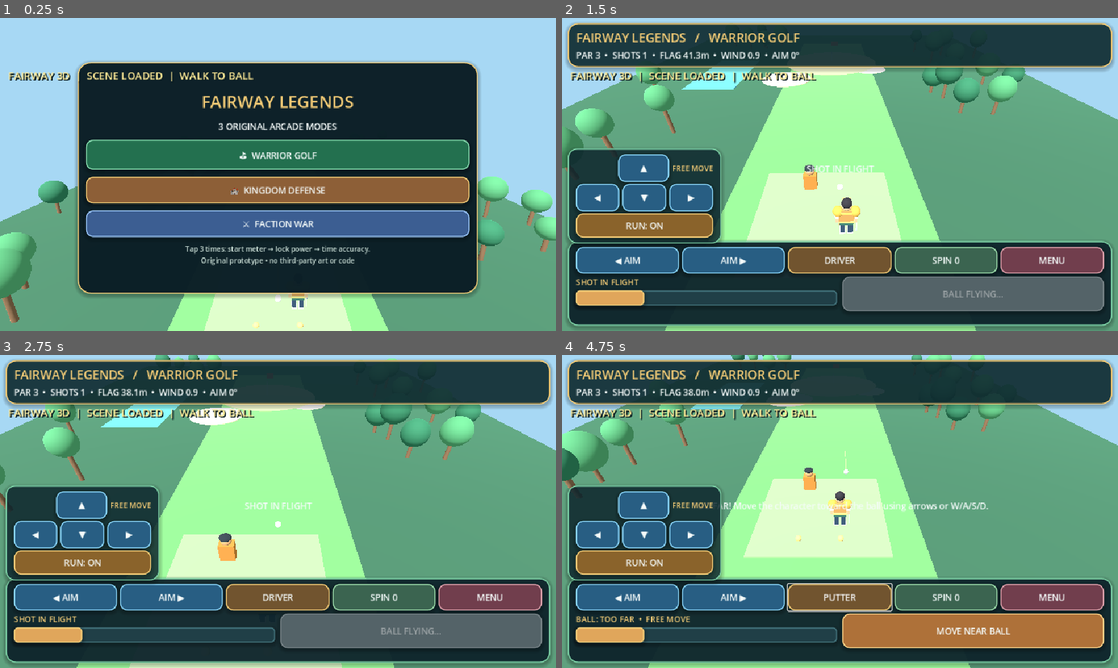
Above: before the commit, frames 1-4 (two rows, left to right).
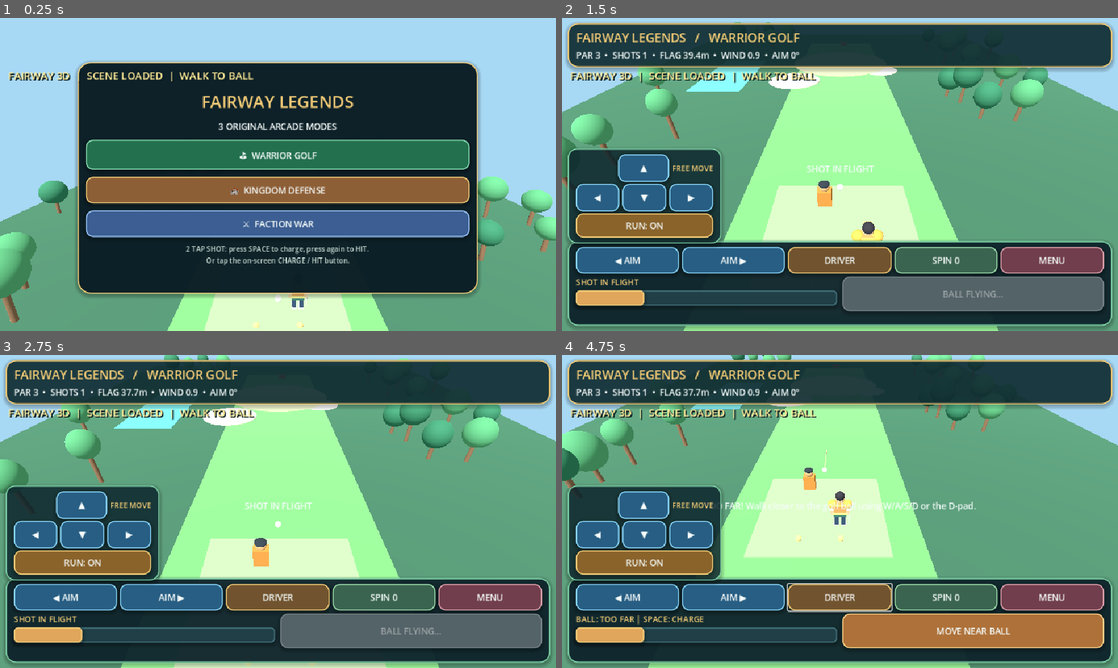
Above: after the commit, the same moments.

Repository: 168kk66-ship-it/golf-3d
Game: Godot game, scene res://main.tscn
Same seed, same stepped clock (60 frames per second), same inputs: the game is played once before the commit and once after it.
Inputs (mouse positions are in pixels of both pictures, inside the frame that each line leads up to):
- Up to frame 1 (0.25 s): no input
- Up to frame 2 (1.5 s): tap Space at 0.5, 0.77, 0.8, 1.07 s; move the mouse to (962, 158) at 0.52 s; hold Right 0.53-1.25 s; tap Enter at 0.6 s; click (962, 158) at 0.67 s; drag from (728, 190) to (812, 237) at 1.27 s
- Up to frame 3 (2.75 s): move the mouse to (333, 442) at 2.02 s; hold Right from 2.03 s (still down); tap Enter at 2.1 s; click (333, 442) at 2.17 s; tap Space at 2.3 s
- Up to frame 4 (4.75 s): release Right at 2.75 s; drag from (812, 574) to (673, 464) at 2.77 s; click "MOVE NEAR BALL" at 3.5 s; move the mouse to (1006, 558) at 4.27 s; hold Left from 4.28 s (still down); hold Shift from 4.28 s (still down); click (1006, 558) at 4.42 s; tap Space at 4.52, 4.55 s

The runs differ from the first frame. In frame 1, 0.7% of the frame differs, in the area x 33-67%, y 72-80%; in frame 2, 8.9%; in frame 3, 11%, in the area x 0-100%, y 0-100%; in frame 4, 0.8%.

Commit message:
Implement two-press Spacebar golf swing: charge then release, matching touch controls

Diff:
--- a/scripts/legends.gd
+++ b/scripts/legends.gd
@@ -116,6 +116,13 @@
 
 
 func _input(event: InputEvent) -> void:
+	# Capture Space here before focused Godot UI Buttons consume the key.
+	# First press starts charging, second press releases the golf ball.
+	if event is InputEventKey and event.keycode == KEY_SPACE and event.pressed and not event.echo:
+		if mode != "menu":
+			_press_swing()
+			get_viewport().set_input_as_handled()
+		return
 	# _input is used instead of _unhandled_input so UI controls do not block
 	# right-click mouse camera movement on the game canvas.
 	if event is InputEventMouseButton:
@@ -494,7 +501,7 @@
 	meter.add_theme_stylebox_override("background", _panel_style(Color("#203f47"), Color("#417079"), 6))
 	meter.add_theme_stylebox_override("fill", _panel_style(Color("#e0a65b"), GOLD, 6))
 	meter_box.add_child(meter)
-	swing_button = _button("START SWING", Color("#ae7139"), Color("#ffd589"))
+	swing_button = _button("CHARGE [SPACE]", Color("#ae7139"), Color("#ffd589"))
 	swing_button.custom_minimum_size = Vector2(164, 60)
 	swing_button.pressed.connect(_press_swing)
 	row_two.add_child(swing_button)
@@ -570,7 +577,7 @@
 	faction_button.pressed.connect(func(): _start_mode("faction"))
 	menu_vbox.add_child(faction_button)
 	var note := Label.new()
-	note.text = "Tap 3 times: start meter → lock power → time accuracy.\nOriginal prototype • no third-party art or code"
+	note.text = "2 TAP SHOT: press SPACE to charge, press again to HIT.\nOr tap the on-screen CHARGE / HIT button."
 	note.horizontal_alignment = HORIZONTAL_ALIGNMENT_CENTER
 	note.add_theme_color_override("font_color", Color("#c9ddd5"))
 	note.add_theme_font_size_override("font_size", 12)
@@ -613,7 +620,7 @@
 	hint_label.visible = true
 	menu_panel.visible = false
 	if mode == "golf":
-		hint_label.text = "W/A/S/D: MOVE  |  HOLD RIGHT MOUSE + DRAG: CAMERA  |  WALK NEAR BALL TO HIT"
+		hint_label.text = "W/A/S/D: MOVE | RIGHT MOUSE: CAMERA | SPACE: CHARGE, SPACE AGAIN: HIT"
 	elif mode == "defense":
 		hint_label.text = "DEFEND THE GATE  •  Aim at approaching enemies"
 	else:
@@ -654,16 +661,15 @@
 		return
 	if phase == "ready":
 		if not _near_ball():
-			hint_label.text = "TOO FAR! Move the character toward the ball using arrows or W/A/S/D."
+			hint_label.text = "TOO FAR! Walk closer to the golf ball using W/A/S/D or the D-pad."
 			return
 		phase = "power"
-		meter_time = 0
-		hint_label.text = "Tap again to LOCK POWER!"
+		power_percentage = 15.0
+		meter_time = 0.0
+		hint_label.text = "CHARGING! Press SPACE again (or tap HIT) to release."
 	elif phase == "power":
-		phase = "accuracy"
-		meter_time = 0
-		hint_label.text = "Tap near the CENTER for a perfect shot!"
-	elif phase == "accuracy":
+		# Two presses total: release immediately with the displayed power.
+		accuracy_value = 0.0
 		_launch()
 	_refresh_ui()
 
@@ -693,9 +699,6 @@
 	if phase == "power":
 		meter_time += dt
 		power_percentage = 15.0 + 85.0 * absf(sin(meter_time * 2.25))
-	elif phase == "accuracy":
-		meter_time += dt
-		accuracy_value = sin(meter_time * 3.1) * 100.0
 	if phase == "flying":
 		_simulate_ball(dt)
 	if mode == "defense" and phase != "done":
@@ -882,17 +885,13 @@
 	if mode == "golf" and phase == "ready" and not _near_ball():
 		swing_button.text = "MOVE NEAR BALL"
 	if phase == "ready":
-		swing_button.text = "START SWING" if _near_ball() else "MOVE NEAR BALL"
+		swing_button.text = "CHARGE [SPACE]" if _near_ball() else "MOVE NEAR BALL"
 		meter.value = power_percentage
-		meter_label.text = "BALL: " + ("IN RANGE" if _near_ball() else "TOO FAR") + "  •  FREE MOVE"
+		meter_label.text = "BALL: " + ("IN RANGE" if _near_ball() else "TOO FAR") + " | SPACE: CHARGE"
 	elif phase == "power":
-		swing_button.text = "LOCK POWER"
+		swing_button.text = "HIT! [SPACE]"
 		meter.value = power_percentage
-		meter_label.text = "POWER %d%%  •  TAP TO LOCK" % int(power_percentage)
-	elif phase == "accuracy":
-		swing_button.text = "HIT PERFECT!"
-		meter.value = (accuracy_value + 100.0) * 0.5
-		meter_label.text = "ACCURACY %d  •  CENTER = PERFECT" % int(absf(accuracy_value))
+		meter_label.text = "POWER %d%% | SPACE: HIT NOW" % int(power_percentage)
 	elif phase == "flying":
 		swing_button.text = "BALL FLYING..."
 		meter.value = power_percentage
@@ -905,7 +904,7 @@
 func _unhandled_input(event: InputEvent) -> void:
 	if event is InputEventKey and event.pressed and not event.echo:
 		match event.keycode:
-			KEY_SPACE, KEY_ENTER:
+			KEY_ENTER:
 				if mode != "menu":
 					_press_swing()
 			KEY_LEFT:
